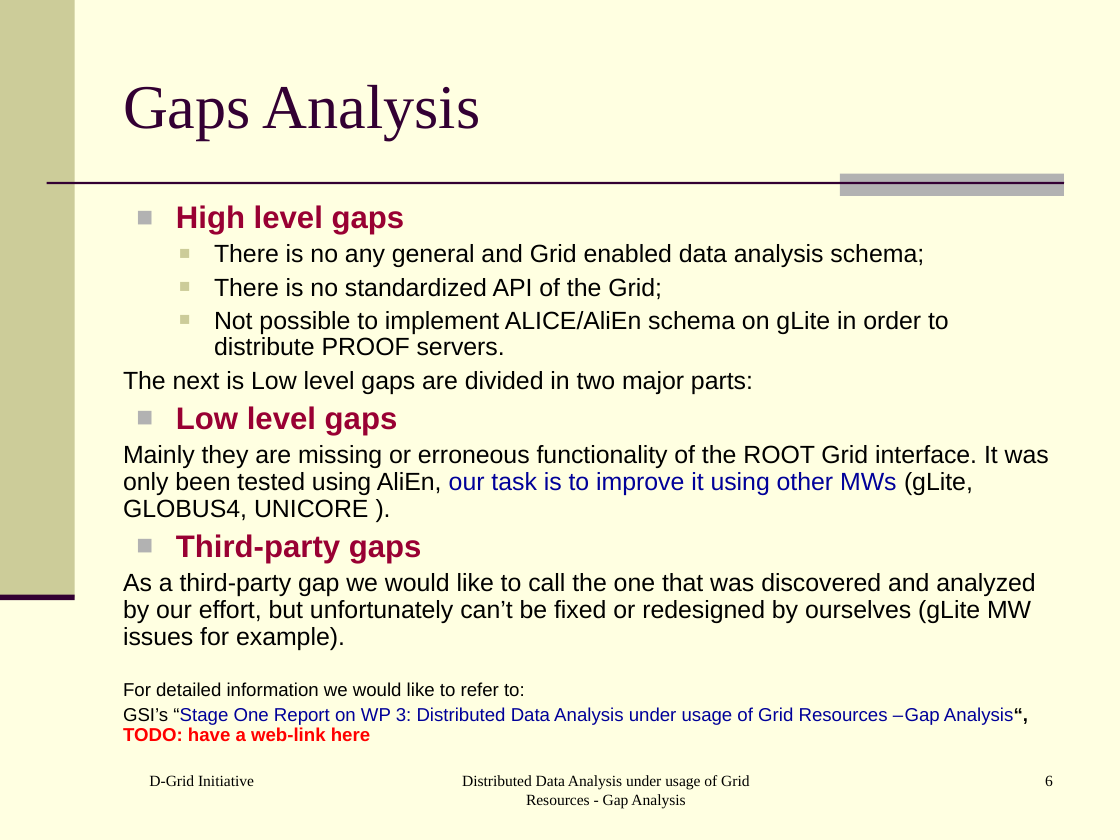
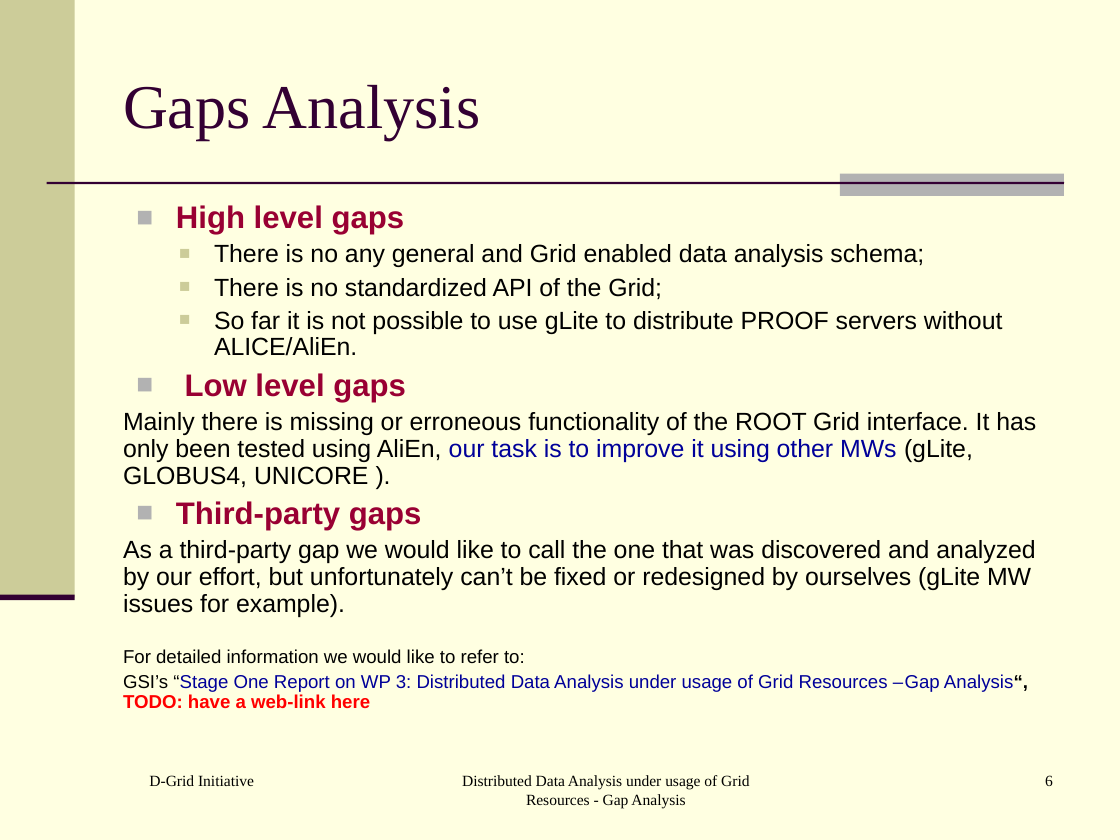
Before and after one commit to AnarManafov/PoDDocumentation, a slide deck: slide 6 of HEPCG-Workshops/2006-Nov/HEPCG-Workshops-2006-Nov.ppt. Drawn at 1120x840 pixels with LibreOffice and Linux fonts; fonts in the diff are those of the drawing. Boxes give left, top, right and bottom in pixels: in the first picture for what was removed or moved away, otherwise in the second. Text is boxed around its words. In the diff, an @@ line names an element or a change of style, - is before the commit and + after.

```diff
--- a/HEPCG-Workshops/2006-Nov/HEPCG-Workshops-2006-Nov.ppt
+++ b/HEPCG-Workshops/2006-Nov/HEPCG-Workshops-2006-Nov.ppt
@@ text at <box>214,311,1003,356</box>: text changed @@
-  ■ Not possible to implement ALICE/AliEn schema on gLite in order to distribute PROOF servers.
-The next is Low level gaps are divided in two major parts:
+  ■ So far it is not possible to use gLite to distribute PROOF servers without ALICE/AliEn.
@@ text at <box>123,412,1036,487</box>: text changed @@
-Mainly they are missing or erroneous functionality of the ROOT Grid interface. It was only been tested using AliEn, our task is to improve it using other MWs (gLite, GLOBUS4, UNICORE ).
+Mainly there is missing or erroneous functionality of the ROOT Grid interface. It has only been tested using AliEn, our task is to improve it using other MWs (gLite, GLOBUS4, UNICORE ).
```
Also in this commit, not shown: 7 other slides changed.
